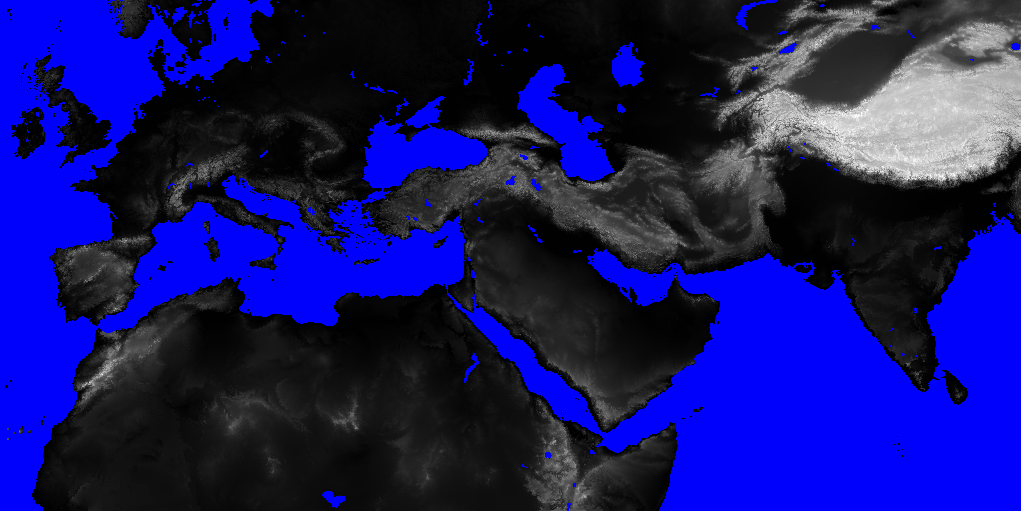
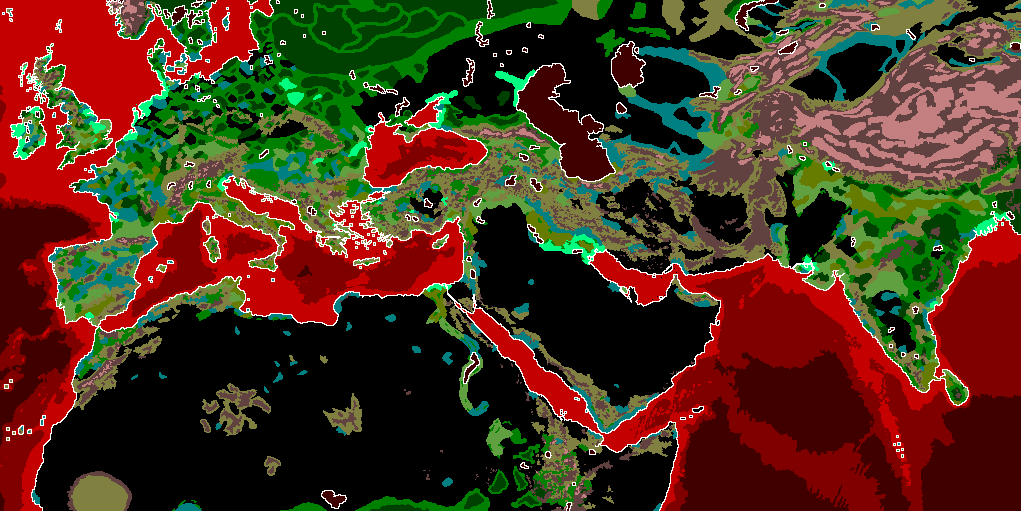
Layered file, before and after one edit (1021x511). Changes by layer:
hid "map_heights", painted on it over [0, 0, 1021, 511]
painted on "map_ground_types" over [399, 124, 430, 132]
